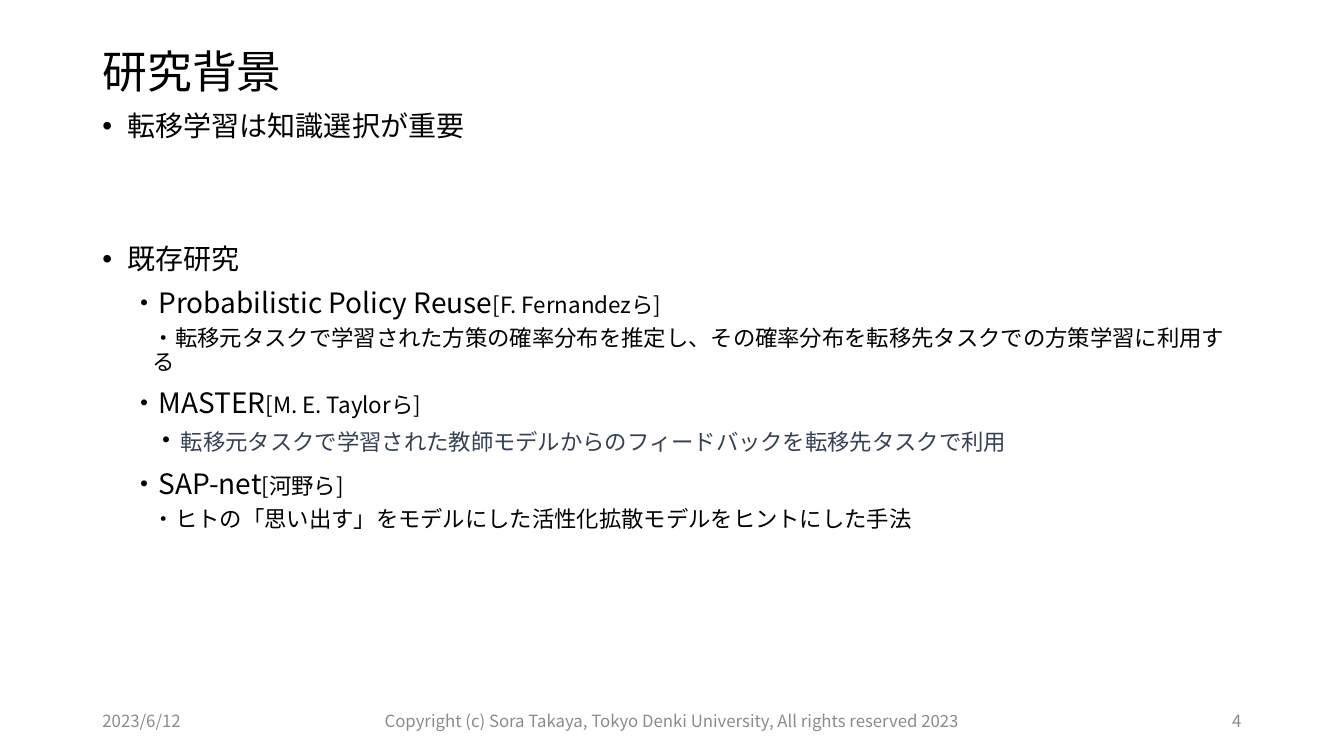
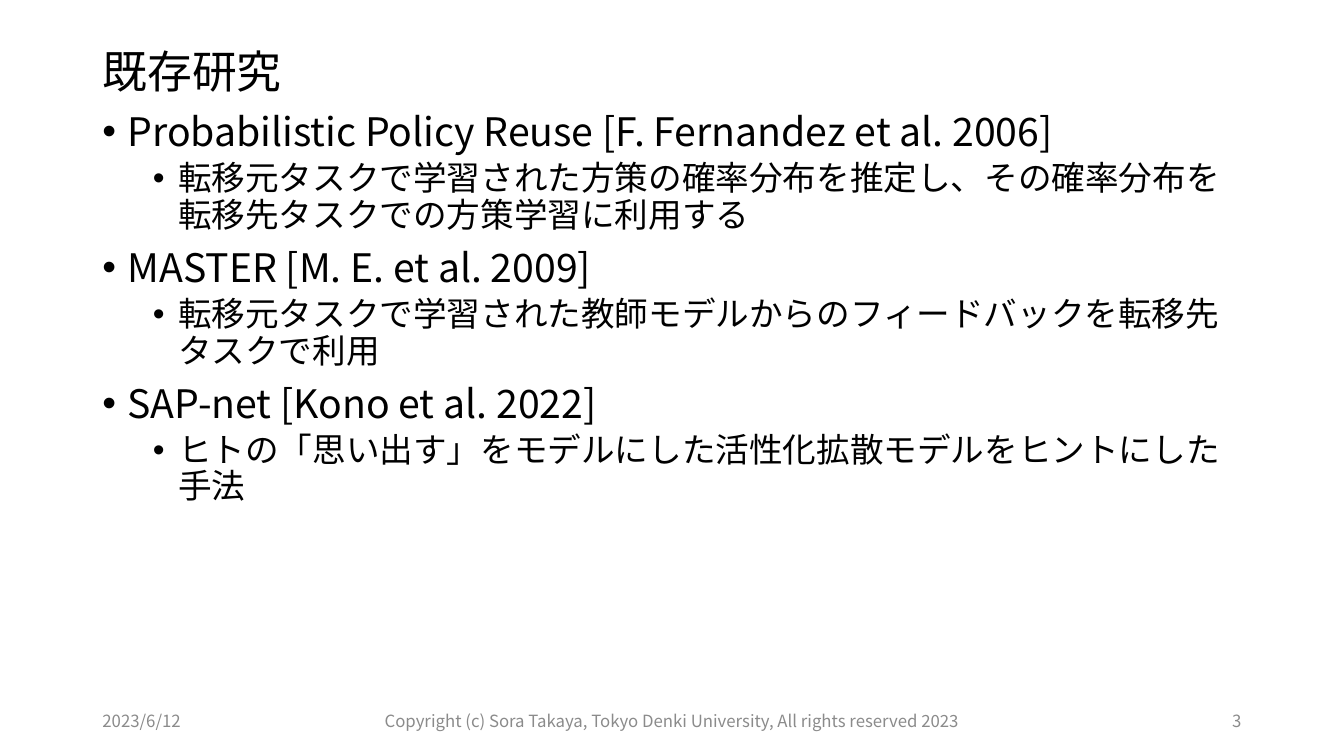
Before and after one commit to Tsora1216/Intelligent_Information_System_Lab, a slide deck: slide 3 of 990_【火】研究会/20230613_01_高矢_研究会/20230613_高矢_研究会.pptx (slide 4 before the commit). Drawn at 1344x756 pixels with LibreOffice and Linux fonts; fonts in the diff are those of the drawing. Boxes give left, top, right and bottom in pixels: in the first picture for what was removed or moved away, otherwise in the second. Text is boxed around its words. In the diff, an @@ line names an element or a change of style, - is before the commit and + after.

```diff
--- a/990_【火】研究会/20230613_01_高矢_研究会/20230613_高矢_研究会.pptx
+++ b/990_【火】研究会/20230613_01_高矢_研究会/20230613_高矢_研究会.pptx
@@ title at <box>102,50,281,92</box>: text changed @@
-研究背景
+既存研究
@@ text at <box>128,114,1220,501</box>: text changed; size 16 to 24 pt @@
-• 転移学習は知識選択が重要
-• 既存研究
-・Probabilistic Policy Reuse[F. Fernandezら]
-  ・転移元タスクで学習された方策の確率分布を推定し、その確率分布を転移先タスクでの方策学習に利用する
-・MASTER[M. E. Taylorら]
-  ・転移元タスクで学習された教師モデルからのフィードバックを転移先タスクで利用
-・SAP-net[河野ら]
-  ・ヒトの「思い出す」をモデルにした活性化拡散モデルをヒントにした手法
+• Probabilistic Policy Reuse [F. Fernandez et al. 2006]
+  • 転移元タスクで学習された方策の確率分布を推定し、その確率分布を転移先タスクでの方策学習に利用する
+• MASTER [M. E. et al. 2009]
+  • 転移元タスクで学習された教師モデルからのフィードバックを転移先タスクで利用
+• SAP-net [Kono et al. 2022]
+  • ヒトの「思い出す」をモデルにした活性化拡散モデルをヒントにした手法
@@ page number at <box>1232,714,1241,727</box>: text changed @@
-4
+3
```
Also in this commit, not shown: 9 other slides changed, 2 slides added, 1 slide removed, 17 other files.
